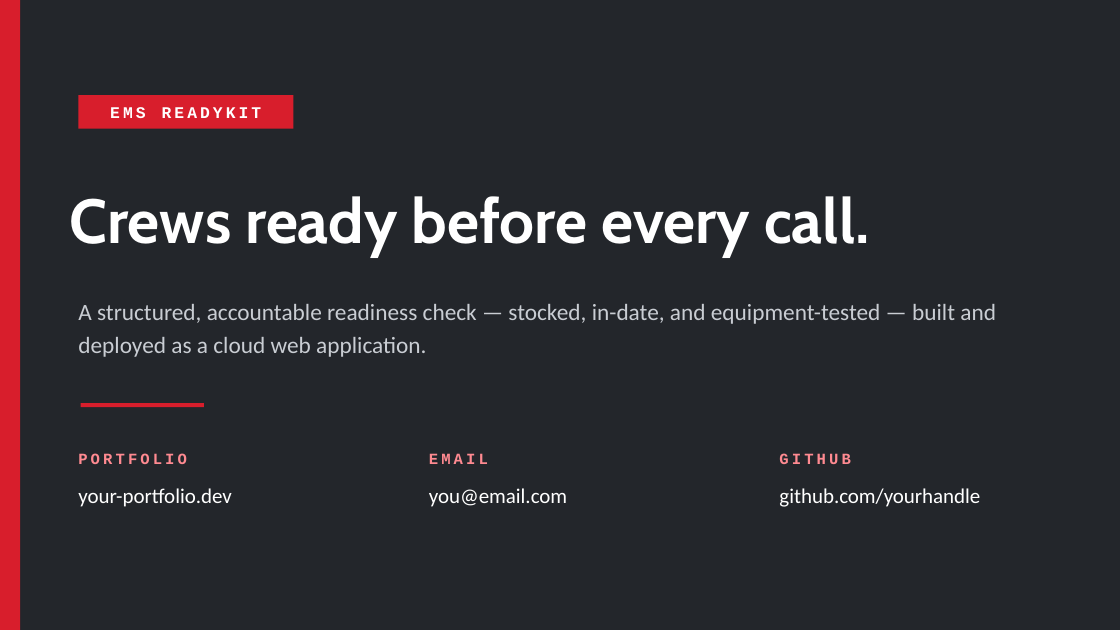
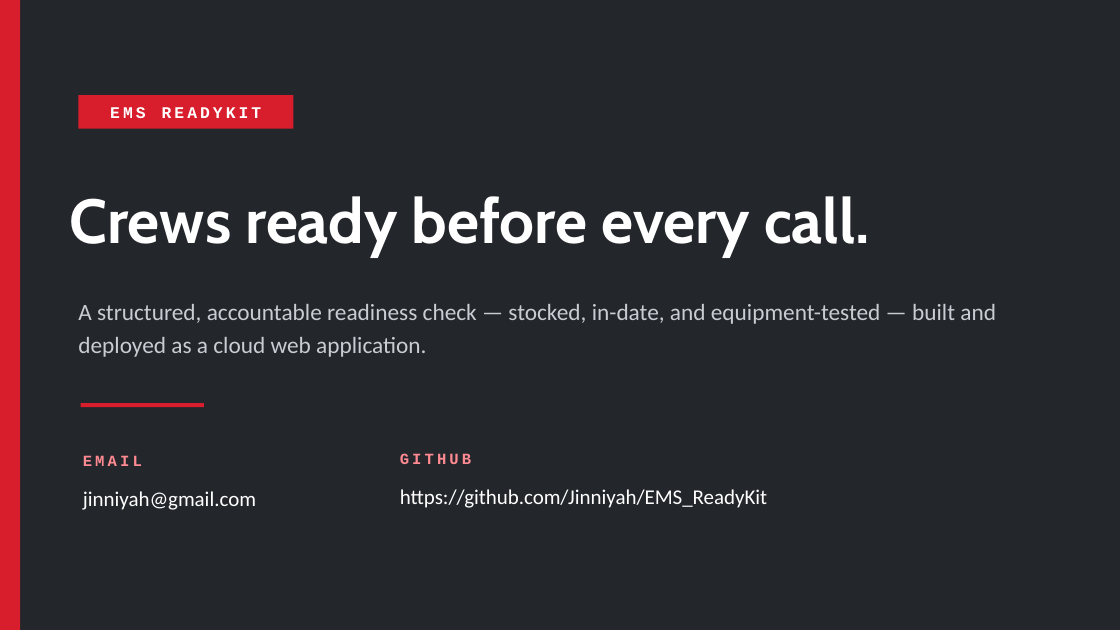
Before and after one commit to Jinniyah/EMS_ReadyKit, a slide deck: slide 25 of docs/evidence/live_deployment/LIVE01-05_EMS_ReadyKit_WebApp.pptx (slide 21 before the commit). Drawn at 1120x630 pixels with LibreOffice and Linux fonts; fonts in the diff are those of the drawing. Boxes give left, top, right and bottom in pixels: in the first picture for what was removed or moved away, otherwise in the second. Text is boxed around its words. In the diff, an @@ line names an element or a change of style, - is before the commit and + after.

```diff
--- a/docs/evidence/live_deployment/LIVE01-05_EMS_ReadyKit_WebApp.pptx
+++ b/docs/evidence/live_deployment/LIVE01-05_EMS_ReadyKit_WebApp.pptx
@@ text "EMAIL": place and size @@
-text "EMAIL" at [429,453,488,464]
+text "EMAIL" at [83,455,142,466]
@@ text "GITHUB": place and size @@
-text "GITHUB" at [779,453,850,464]
+text "GITHUB" at [400,453,471,464]
@@ text removed at [78,453,187,464] @@
-PORTFOLIO
@@ text removed at [78,488,232,507] @@
-your-portfolio.dev
@@ text at [83,491,256,510]: text changed @@
-you@email.com
+jinniyah@gmail.com
@@ text at [400,489,767,508]: text changed @@
-github.com/yourhandle
+https://github.com/Jinniyah/EMS_ReadyKit
```
Also in this commit, not shown: 6 other slides changed, 4 slides added.
